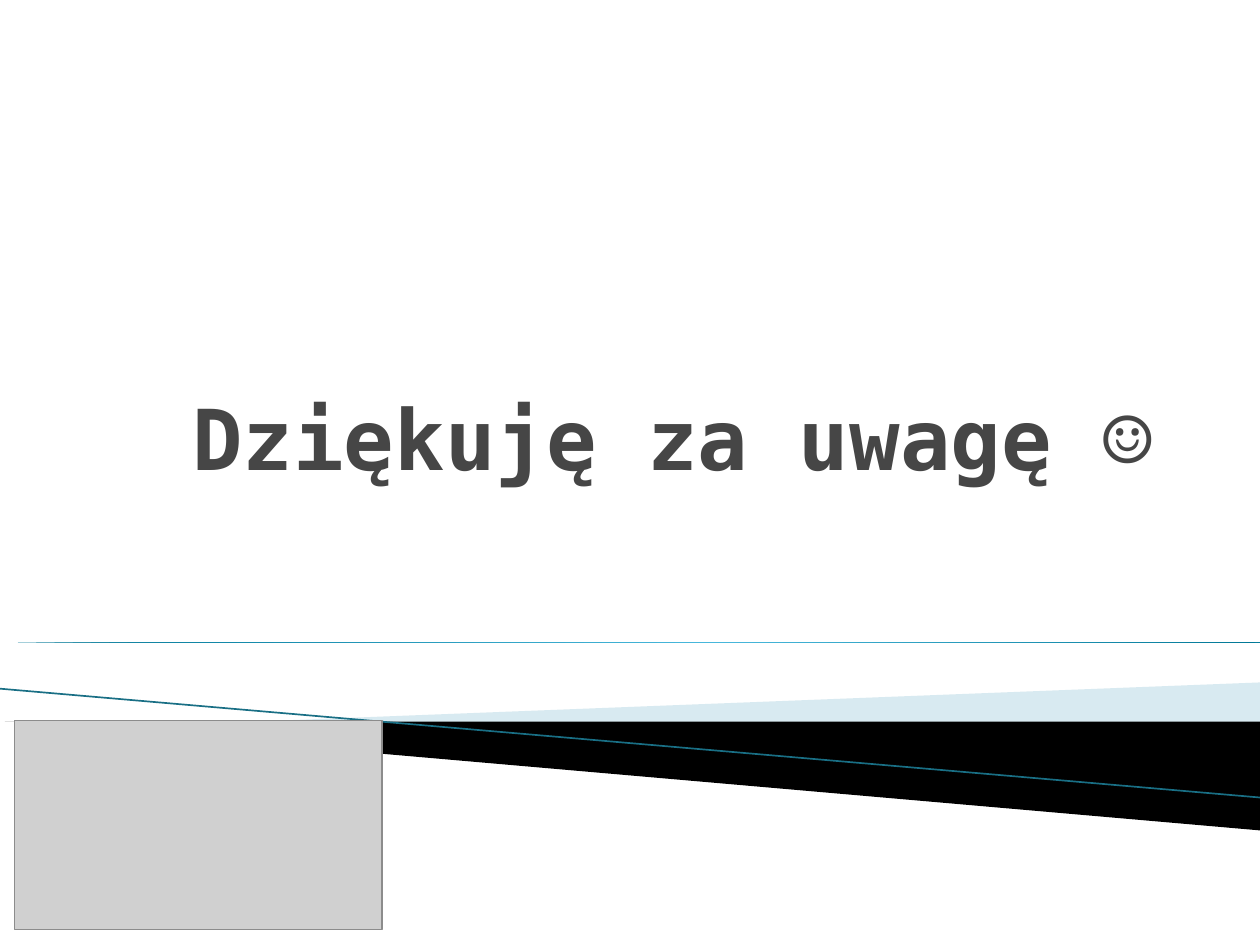
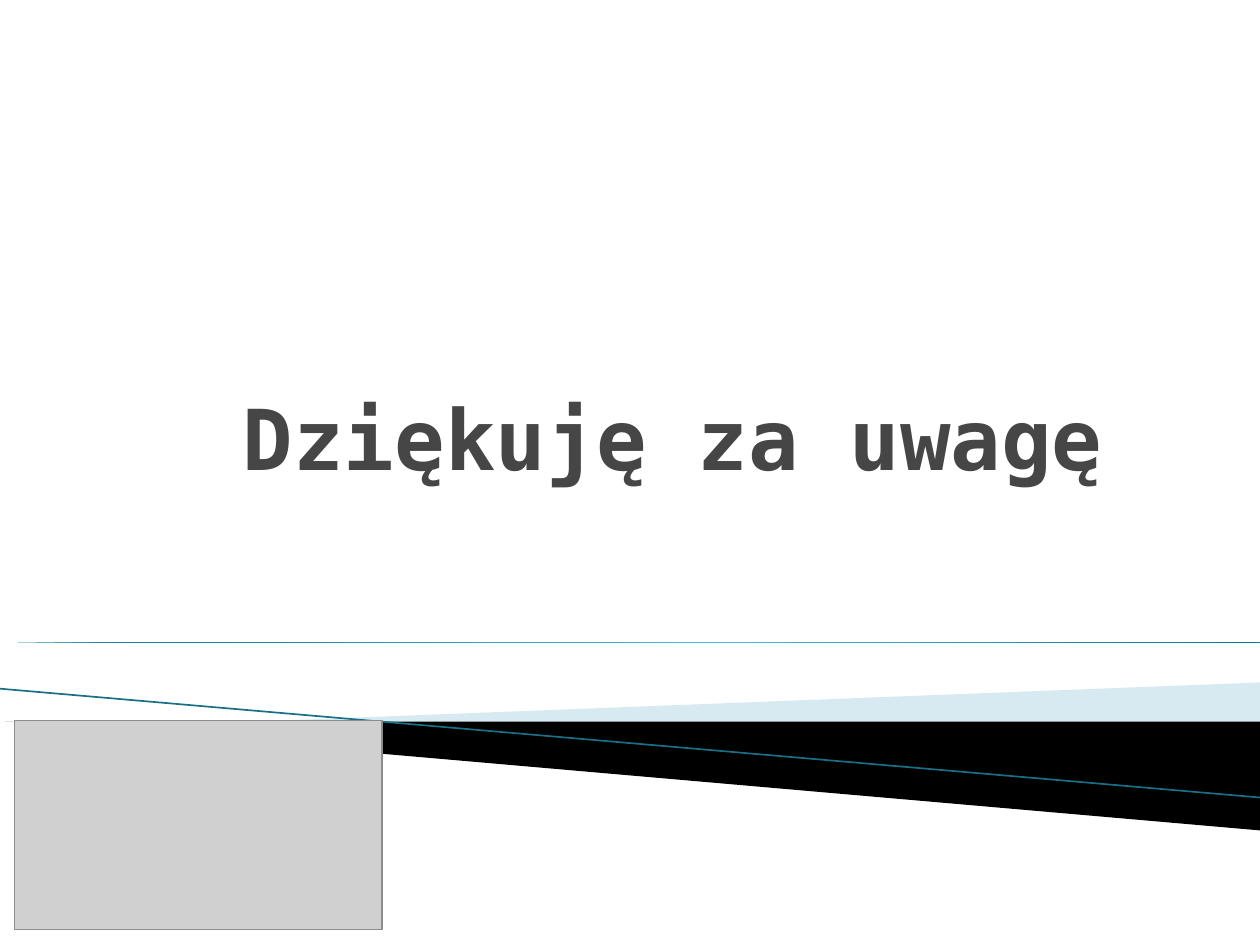
Before and after one commit to rwoszczyk/Training, a slide deck: slide 22 of ItKrd_EF.pptx (slide 20 before the commit). Drawn at 1260x945 pixels with LibreOffice and Linux fonts; fonts in the diff are those of the drawing; grey boxes stand for pictures; background and template pictures are left out. Boxes give left, top, right and bottom in pixels: in the first picture for what was removed or moved away, otherwise in the second. Text is boxed around its words. In the diff, an @@ line names an element or a change of style, - is before the commit and + after.

```diff
--- a/ItKrd_EF.pptx
+++ b/ItKrd_EF.pptx
@@ title at bbox=[243, 402, 1102, 488]: text changed @@
-Dziękuję za uwagę ☺
+Dziękuję za uwagę
```
Also in this commit, not shown: 2 slides added, 3 other files.
